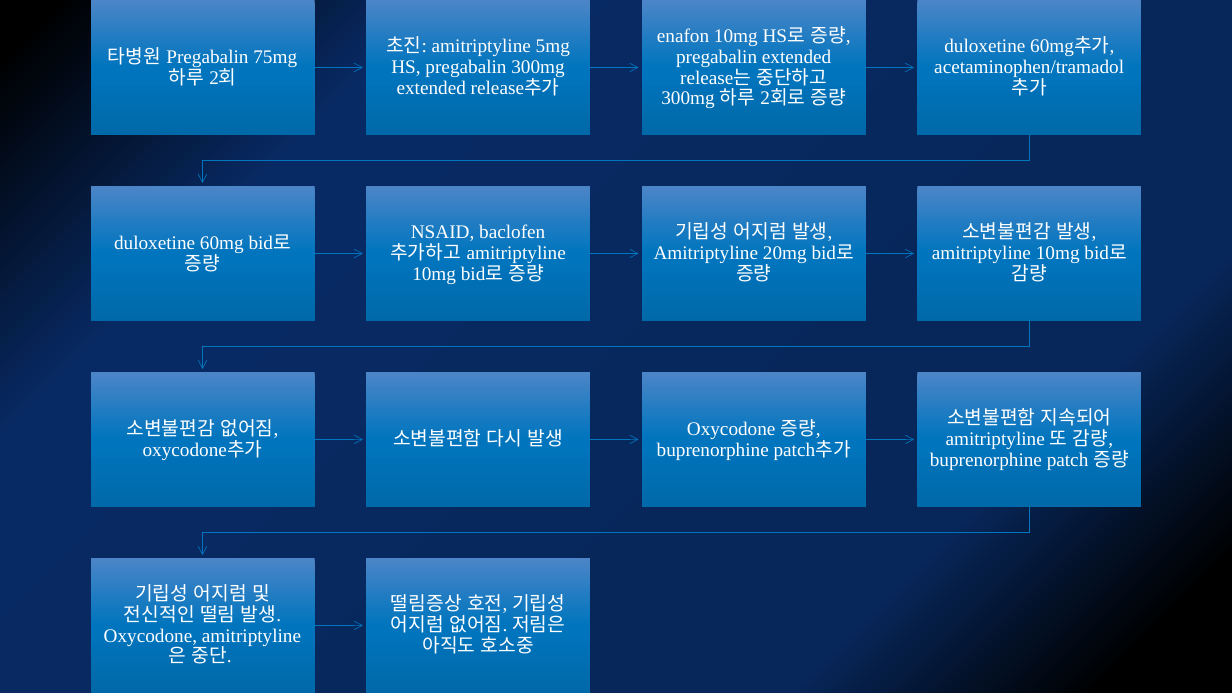
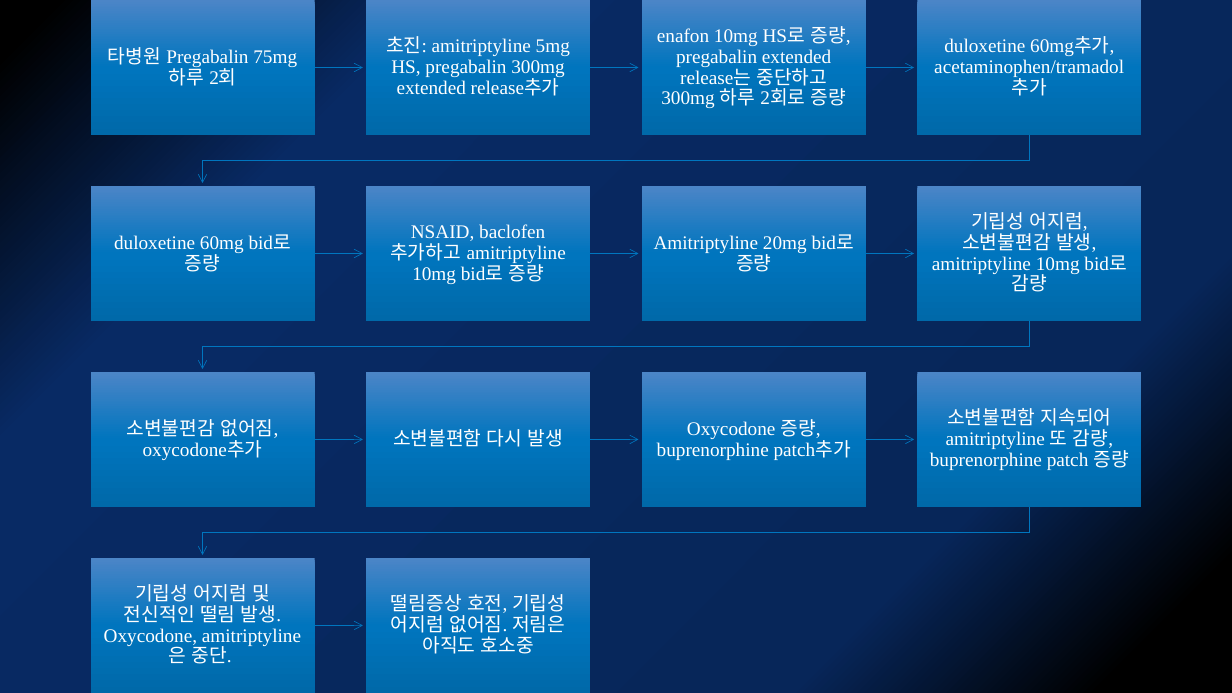
Before and after one commit to kjfdf/lecture, a slide deck: slide 20 of 2021.12 개원의연수강좌-neuropathic pain.pptx (slide 15 before the commit). Drawn at 1232x693 pixels with LibreOffice and Linux fonts; fonts in the diff are those of the drawing. Boxes give left, top, right and bottom in pixels: in the first picture for what was removed or moved away, otherwise in the second. Text is boxed around its words. In the diff, an @@ line names an element or a change of style, - is before the commit and + after.

```diff
--- a/2021.12 개원의연수강좌-neuropathic pain.pptx
+++ b/2021.12 개원의연수강좌-neuropathic pain.pptx
@@ text at <box>654,234,855,272</box>: text changed @@
-기립성 어지럼 발생, Amitriptyline 20mg bid로 증량
+Amitriptyline 20mg bid로 증량
@@ text at <box>932,212,1127,292</box>: text changed @@
-소변불편감 발생, amitriptyline 10mg bid로 감량
+기립성 어지럼, 소변불편감 발생, amitriptyline 10mg bid로 감량
```
Also in this commit, not shown: 2 other slides changed, 6 slides added.
